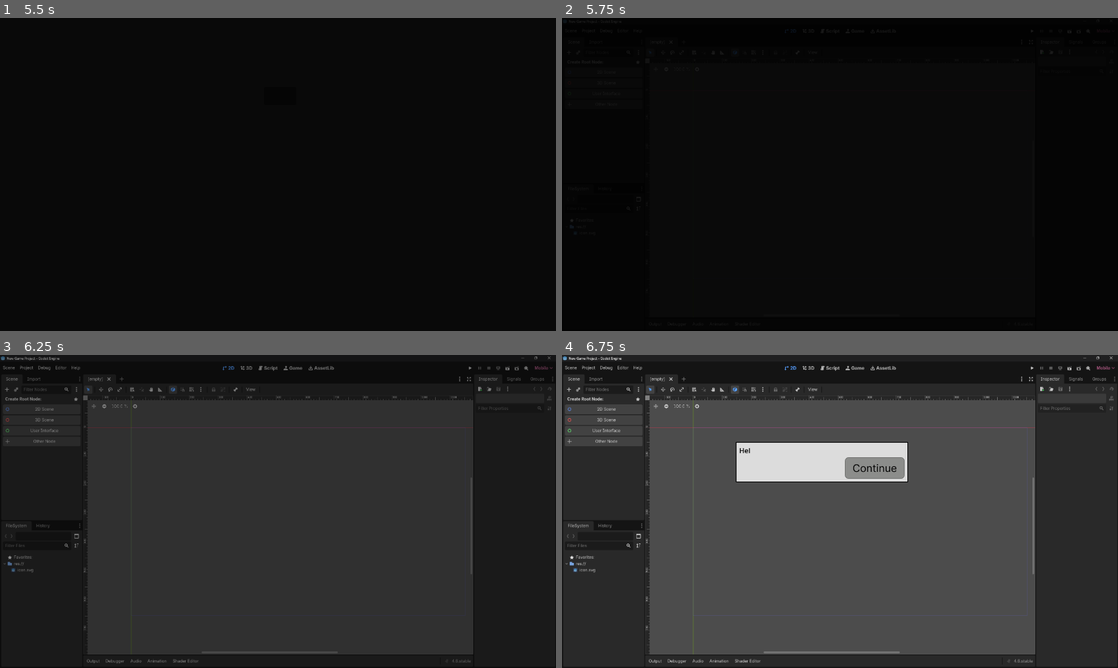
Above: before the commit, frames 1-4 (two rows, left to right).
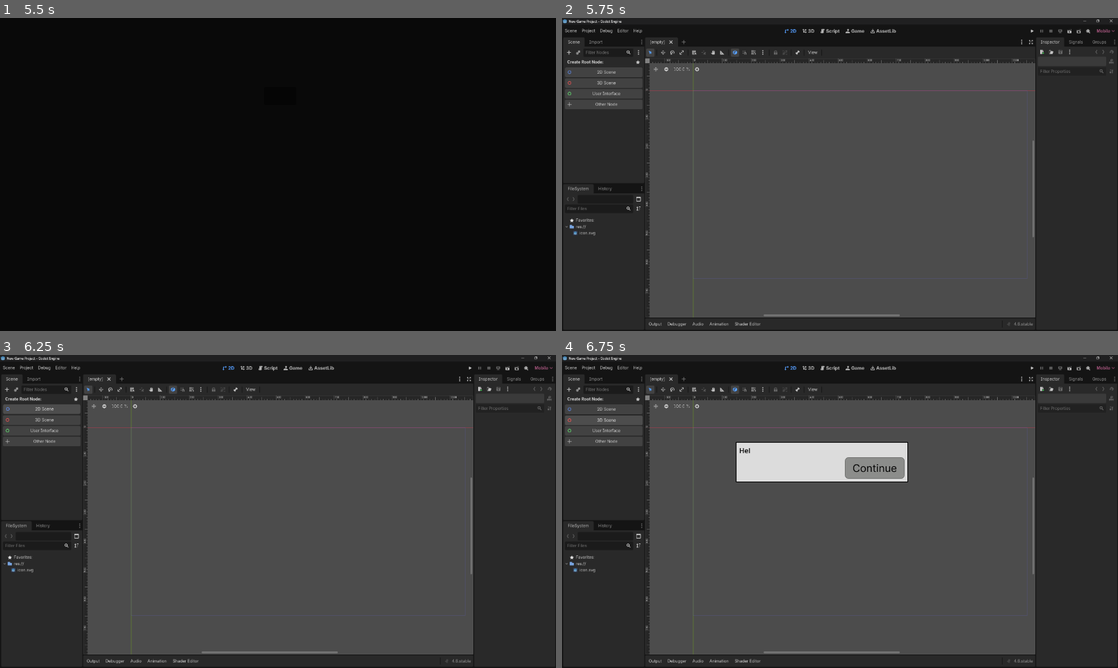
Above: after the commit, the same moments.

Repository: Nils1024/godot-workshop-platformer
Game: Godot game, scene res://scenes/main.tscn
Same seed, same stepped clock (60 frames per second), same inputs: the game is played once before the commit and once after it. The engine's default icon, where the game draws it, is replaced by a stand-in: a white triangle on a blue panel in a dark square.
Inputs (mouse positions are in pixels of both pictures, inside the frame that each line leads up to):
- Up to frame 1 (5.5 s): click (417, 149) at 0.5 s; click (417, 149) at 1.25 s; click (278, 96) at 2 s; click (278, 96) at 2.75 s; tap Enter (ui_accept) at 3.5, 3.77, 4.52 s; move the mouse to (400, 158) at 3.52 s; hold D (right) 3.53-5.03 s; tap Alt at 3.6, 5.1 s; click (400, 158) at 3.67 s; move the mouse to (166, 190) at 4.27 s; tap Shift at 4.35 s; click (166, 190) at 4.42 s; move the mouse to (333, 105) at 5.02 s; hold A (left) from 5.03 s (still down); click (333, 105) at 5.17 s
- Up to frame 2 (5.75 s): keep holding A (left)
- Up to frame 3 (6.25 s): release A (left) at 5.75 s; click (44, 408) at 5.77 s
- Up to frame 4 (6.75 s): click (606, 420) at 6.52 s

Frame 1 is identical in both runs. In frame 2, 92% of the frame differs, in the area x 0-100%, y 0-100%; in frame 3, 58%; in frame 4, less than 0.1%.

Commit message:
Added more buttons to make the Godot illusion better and added the first node creation

Diff:
--- a/scenes/game.tscn
+++ b/scenes/game.tscn
@@ -4,9 +4,19 @@
 [ext_resource type="PackedScene" uid="uid://co2n8m48u0812" path="res://scenes/util/textbox.tscn" id="3_lnu2h"]
 [ext_resource type="Texture2D" uid="uid://bvd4dqeabnggr" path="res://images/Game/Screenshot 2026-02-08 003337.png" id="4_iywne"]
 [ext_resource type="Texture2D" uid="uid://73b2nw15lv8t" path="res://images/Game/Screenshot 2026-02-08 003222.png" id="4_lbhrr"]
+[ext_resource type="Texture2D" uid="uid://dotk7w2a6vnav" path="res://images/Game/Screenshot 2026-02-08 003408.png" id="5_ca42v"]
 [ext_resource type="PackedScene" uid="uid://ca0hptbdvu30l" path="res://scenes/util/transition.tscn" id="5_iywne"]
+[ext_resource type="Texture2D" uid="uid://b0e6nrq3i3b3m" path="res://images/UI/2D Scene - pressed.png" id="6_kvuet"]
+[ext_resource type="Texture2D" uid="uid://tyj0f6rrfexn" path="res://images/UI/Right click menu.png" id="6_rysoc"]
+[ext_resource type="Texture2D" uid="uid://bycjhw2p5bh56" path="res://images/UI/Create - hover.png" id="6_trtic"]
 [ext_resource type="Texture2D" uid="uid://ggvfuhhadfd2" path="res://images/UI/other-node-pressed.png" id="6_u5sy4"]
 [ext_resource type="Texture2D" uid="uid://4cj5bsc50qdg" path="res://images/UI/other-node-hover.png" id="7_gee14"]
+[ext_resource type="Texture2D" uid="uid://dgr2x2w5it16h" path="res://images/UI/Node - hover.png" id="7_rysoc"]
+[ext_resource type="Texture2D" uid="uid://di02fedbinr6b" path="res://images/UI/2D Scene - hover.png" id="7_trtic"]
+[ext_resource type="Texture2D" uid="uid://qmydasdych8k" path="res://images/UI/3D Scene - pressed.png" id="8_ir15t"]
+[ext_resource type="Texture2D" uid="uid://gyxlfg20pp2k" path="res://images/UI/3D Scene - hover.png" id="9_ca42v"]
+[ext_resource type="Texture2D" uid="uid://ben11t63raoa3" path="res://images/UI/User Interface - pressed.png" id="10_rysoc"]
+[ext_resource type="Texture2D" uid="uid://c744dnixokuv0" path="res://images/UI/User Interface - hover.png" id="11_ssvqc"]
 
 [sub_resource type="StyleBoxFlat" id="StyleBoxFlat_lbhrr"]
 bg_color = Color(0.9843137, 0.35686275, 0.3529412, 0)
@@ -36,6 +46,13 @@
 texture = ExtResource("4_iywne")
 expand_mode = 3
 stretch_mode = 4
+
+[node name="TextureRect3" type="TextureRect" parent="." unique_id=459210791]
+visible = false
+offset_right = 1281.0
+offset_bottom = 720.0
+texture = ExtResource("5_ca42v")
+expand_mode = 3
 
 [node name="Panel" type="Panel" parent="." unique_id=190060155]
 visible = false
@@ -69,7 +86,69 @@
 theme_override_styles/panel = SubResource("StyleBoxFlat_lbhrr")
 
 [node name="FadeTransition" parent="." unique_id=538090346 instance=ExtResource("5_iywne")]
+visible = false
 mouse_filter = 2
+
+[node name="NodeButton" type="TextureButton" parent="." unique_id=746004739]
+visible = false
+offset_left = 11.0
+offset_top = 97.0
+offset_right = 188.0
+offset_bottom = 117.0
+texture_hover = ExtResource("7_rysoc")
+ignore_texture_size = true
+stretch_mode = 4
+
+[node name="RightClickMenu" type="TextureRect" parent="." unique_id=774863649]
+visible = false
+offset_left = 263.0
+offset_top = 161.0
+offset_right = 432.3512
+offset_bottom = 353.0
+texture = ExtResource("6_rysoc")
+expand_mode = 3
+stretch_mode = 4
+
+[node name="CreateButton" type="TextureButton" parent="." unique_id=563695680]
+visible = false
+offset_left = 465.0
+offset_top = 602.0
+offset_right = 546.0
+offset_bottom = 635.0
+texture_hover = ExtResource("6_trtic")
+ignore_texture_size = true
+stretch_mode = 4
+
+[node name="2DSceneButton" type="TextureButton" parent="." unique_id=1679432789]
+offset_left = 6.0
+offset_top = 111.0
+offset_right = 187.0
+offset_bottom = 138.0
+texture_pressed = ExtResource("6_kvuet")
+texture_hover = ExtResource("7_trtic")
+ignore_texture_size = true
+stretch_mode = 4
+
+[node name="3DSceneButton" type="TextureButton" parent="." unique_id=1003377111]
+offset_left = 6.0
+offset_top = 138.0
+offset_right = 187.0
+offset_bottom = 163.0
+texture_pressed = ExtResource("8_ir15t")
+texture_hover = ExtResource("9_ca42v")
+ignore_texture_size = true
+stretch_mode = 4
+
+[node name="UserInterfaceButton" type="TextureButton" parent="." unique_id=1817781934]
+offset_left = 6.0
+offset_top = 163.0
+offset_right = 187.0
+offset_bottom = 188.0
+texture_pressed = ExtResource("10_rysoc")
+texture_hover = ExtResource("11_ssvqc")
+ignore_texture_size = true
+stretch_mode = 4
+
 [node name="OtherNodeButton" type="TextureButton" parent="." unique_id=861498139]
 offset_left = 6.0
 offset_top = 188.0
@@ -80,4 +159,9 @@
 ignore_texture_size = true
 stretch_mode = 4
 
+[connection signal="gui_input" from="NodeButton" to="." method="_on_node_button_gui_input"]
+[connection signal="pressed" from="CreateButton" to="." method="_on_create_button_pressed"]
+[connection signal="pressed" from="2DSceneButton" to="." method="_on_2d_scene_button_pressed"]
+[connection signal="pressed" from="3DSceneButton" to="." method="_on_3d_scene_button_pressed"]
+[connection signal="pressed" from="UserInterfaceButton" to="." method="_on_user_interface_button_pressed"]
 [connection signal="pressed" from="OtherNodeButton" to="." method="_on_other_node_button_pressed"]
--- a/scripts/game.gd
+++ b/scripts/game.gd
@@ -11,6 +11,7 @@
 	CREATE_ROOT_NODE_1,
 	CREATE_ROOT_NODE_2,
 	CREATE_ROOT_NODE_3,
+	CREATE_ROOT_NODE_FINISHED,
 }
 
 var current_game_state = null
@@ -59,7 +60,36 @@
 				current_game_state = GameState.CREATE_ROOT_NODE_2
 			GameState.CREATE_ROOT_NODE_3:
 				$TextureRect2.show()
+				$CreateButton.show()
+			GameState.CREATE_ROOT_NODE_FINISHED:
+				$TextureRect2.hide()
+				$CreateButton.hide()
+				$"2DSceneButton".hide()
+				$"3DSceneButton".hide()
+				$UserInterfaceButton.hide()
+				$OtherNodeButton.hide()
+				$TextureRect.hide()
+				$TextureRect3.show()
+				$NodeButton.show()
 
 
 func _on_other_node_button_pressed() -> void:
 	current_game_state = GameState.CREATE_ROOT_NODE_3
+
+func _on_user_interface_button_pressed() -> void:
+	pass # Replace with function body.
+
+func _on_3d_scene_button_pressed() -> void:
+	pass # Replace with function body.
+
+func _on_2d_scene_button_pressed() -> void:
+	pass # Replace with function body.
+
+func _on_create_button_pressed() -> void:
+	current_game_state = GameState.CREATE_ROOT_NODE_FINISHED
+
+func _on_node_button_gui_input(event: InputEvent) -> void:
+	if event is InputEventMouseButton:
+		if event.button_index == MouseButton.MOUSE_BUTTON_RIGHT and event.pressed:
+			$RightClickMenu.show()
+			$RightClickMenu.global_position = get_viewport().get_mouse_position()
Binary file added: images/UI/2D Scene - hover.png
Not shown, added: images/UI/2D Scene - hover.png.import
Binary file added: images/UI/2D Scene - pressed.png
Not shown, added: images/UI/2D Scene - pressed.png.import
Binary file added: images/UI/3D Scene - hover.png
Not shown, added: images/UI/3D Scene - hover.png.import
Binary file added: images/UI/3D Scene - pressed.png
Not shown, added: images/UI/3D Scene - pressed.png.import
Binary file added: images/UI/Add Child Node - hover.png
Not shown, added: images/UI/Add Child Node - hover.png.import
Binary file added: images/UI/Create - hover.png
Not shown, added: images/UI/Create - hover.png.import
(and 8 more such lines)
